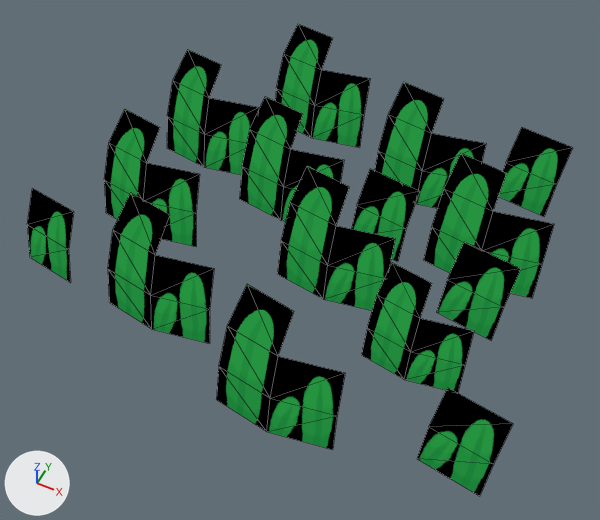
Renders of the glTF model scenes/levels/assets/grass/src/grass_1.gltf from each side of a commit.
One viewpoint serves both versions: a 50 mm camera at (1.08, -2.12, 2.56) aimed at (0.07, -0.11, 0.05). The axes (+X, +Y, +Z) are drawn at lower left. The lights are the same throughout. Mesh edges are drawn as thin lines. Vertices at the same position are counted once.

Names of what the first picture shows: 'Grass1Mesh'.
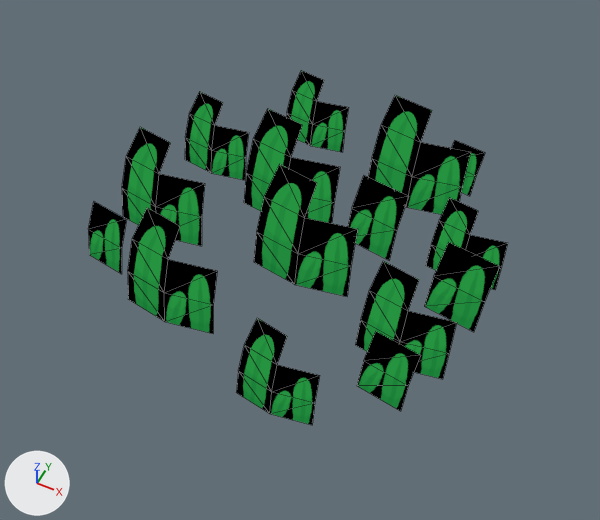
Boxes [x1, y1, x2, y2] around the edits, measured in the pictures (600 x 520 px; the box of a moved part takes in the faces that stretch with it):
'Grass1Mesh', reshaped (23% narrower, 25% shorter): before [27, 24, 573, 496]; after [88, 70, 508, 425]
part 1 of me_grass1mesh_001, moved or reshaped: before [240, 96, 344, 221]; after [244, 109, 340, 223]
part 2 of me_grass1mesh_001, moved or reshaped: before [167, 50, 259, 175]; after [185, 92, 249, 180]
part 3 of me_grass1mesh_001, moved or reshaped: before [374, 82, 486, 209]; after [368, 95, 470, 215]
part 4 of me_grass1mesh_001, moved or reshaped: before [275, 24, 370, 147]; after [287, 70, 349, 152]
part 5 of me_grass1mesh_001, moved or reshaped: before [216, 284, 345, 450]; after [236, 318, 320, 425]
part 6 of me_grass1mesh_001, moved or reshaped: before [108, 193, 214, 344]; after [128, 207, 217, 334]
part 7 of me_grass1mesh_001, moved or reshaped: before [361, 262, 474, 393]; after [355, 261, 457, 379]
part 8 of me_grass1mesh_001, moved or reshaped: before [104, 109, 200, 247]; after [122, 127, 205, 246]
part 9 of me_grass1mesh_001, moved or reshaped: before [423, 153, 554, 298]; after [426, 198, 508, 290]
part 10 of me_grass1mesh_001, moved or reshaped: before [277, 166, 395, 311]; after [254, 164, 358, 297]
part 11 of me_grass1mesh_001, moved or reshaped: before [352, 169, 420, 262]; after [348, 176, 409, 260]
part 12 of me_grass1mesh_001, moved or reshaped: before [499, 127, 573, 217]; after [452, 140, 485, 196]
part 13 of me_grass1mesh_001, moved or reshaped: before [437, 242, 520, 340]; after [424, 243, 500, 332]
part 14 of me_grass1mesh_001, moved or reshaped: before [417, 388, 513, 496]; after [357, 332, 420, 411]
part 15 of me_grass1mesh_001, moved or reshaped: before [27, 188, 74, 283]; after [88, 202, 127, 274]

The change, as a list of edits to the scene's bpy script:
```text
Change me_grass1mesh_001:
    where me_grass1mesh_001.from_pydata(...)  # 140 vertices, 120 faces; spans x -0.97..1.07, y -0.83..0.93, z -0.02..0.4
    used by ob_grass1mesh; location = (0.0, 0.0, 0.0)
    me_grass1mesh_001 part 1: the loose piece of 11 vertices spanning x -0.36..0.1, y 0.11..0.37, z -0.01..0.4 is scaled about the mesh origin by 0.918
    me_grass1mesh_001 part 2: the loose piece of 11 vertices spanning x -0.83..-0.37, y 0.26..0.52, z -0.01..0.4 is scaled about its middle by 0.693, then moved by (0.05, -0.06, -0.06)
    me_grass1mesh_001 part 3: the loose piece of 11 vertices spanning x 0.13..0.59, y 0.46..0.73, z -0.01..0.4 is scaled about the mesh origin by 0.918
    me_grass1mesh_001 part 4: the loose piece of 11 vertices spanning x -0.48..-0.02, y 0.66..0.93, z -0.01..0.4 is scaled about its middle by 0.66, then moved by (0.02, -0.1, -0.07)
    me_grass1mesh_001 part 5: the loose piece of 11 vertices spanning x 0.08..0.54, y -0.83..-0.57, z -0.01..0.4 is scaled about its middle by 0.663, then moved by (-0.03, 0.02, -0.07)
    me_grass1mesh_001 part 6: the loose piece of 11 vertices spanning x -0.53..-0.07, y -0.64..-0.37, z -0.01..0.4 is scaled about its middle by 0.846, then moved by (0.02, 0.03, -0.03)
    me_grass1mesh_001 part 7: the loose piece of 11 vertices spanning x 0.46..0.85, y -0.41..-0.19, z -0.02..0.32 is scaled about the mesh origin by 0.918
    me_grass1mesh_001 part 8: the loose piece of 11 vertices spanning x -0.84..-0.38, y -0.23..0.04, z -0.01..0.4 is scaled about its middle by 0.867, then moved by (0.05, 0.0, -0.03)
    me_grass1mesh_001 part 9: the loose piece of 11 vertices spanning x 0.5..0.96, y 0.13..0.4, z -0.01..0.4 is scaled about its middle by 0.645, then moved by (-0.06, -0.06, -0.07)
    me_grass1mesh_001 part 10: the loose piece of 11 vertices spanning x 0.0..0.46, y -0.21..0.06, z -0.01..0.4 is scaled about its middle by 0.918, then moved by (-0.14, 0.01, -0.02)
    me_grass1mesh_001 part 11: the loose piece of 6 vertices spanning x 0.18..0.43, y 0.11..0.25, z -0.01..0.31 is scaled about the mesh origin by 0.918
    me_grass1mesh_001 part 12: the loose piece of 6 vertices spanning x 0.65..0.9, y 0.64..0.78, z -0.01..0.31 is scaled about its middle by 0.644, then moved by (-0.29, -0.05, -0.05)
    me_grass1mesh_001 part 13: the loose piece of 6 vertices spanning x 0.65..0.9, y -0.1..0.03, z -0.01..0.31 is scaled about the mesh origin by 0.918
    me_grass1mesh_001 part 14: the loose piece of 6 vertices spanning x 0.81..1.07, y -0.73..-0.6, z -0.01..0.31 is scaled about its middle by 0.78, then moved by (-0.33, 0.17, -0.03)
    me_grass1mesh_001 part 15: the loose piece of 6 vertices spanning x -0.97..-0.71, y -0.59..-0.45, z -0.01..0.31 is scaled about the mesh origin by 0.78
```
